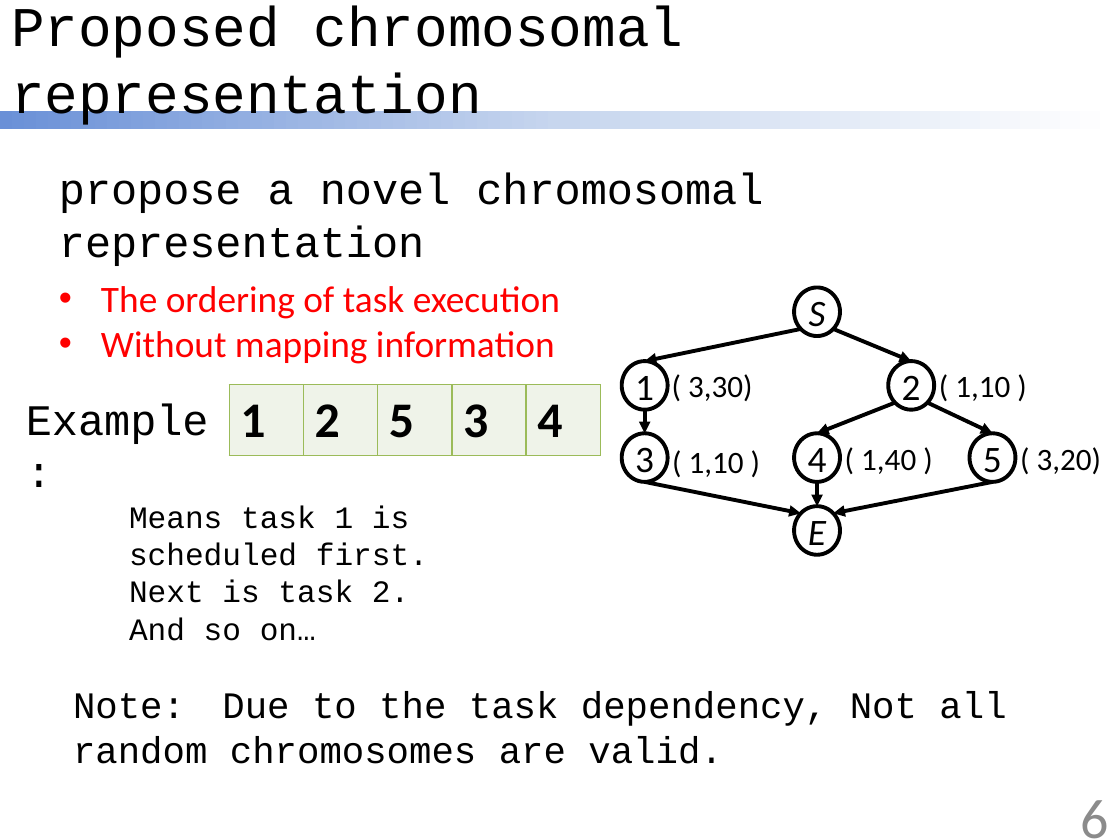
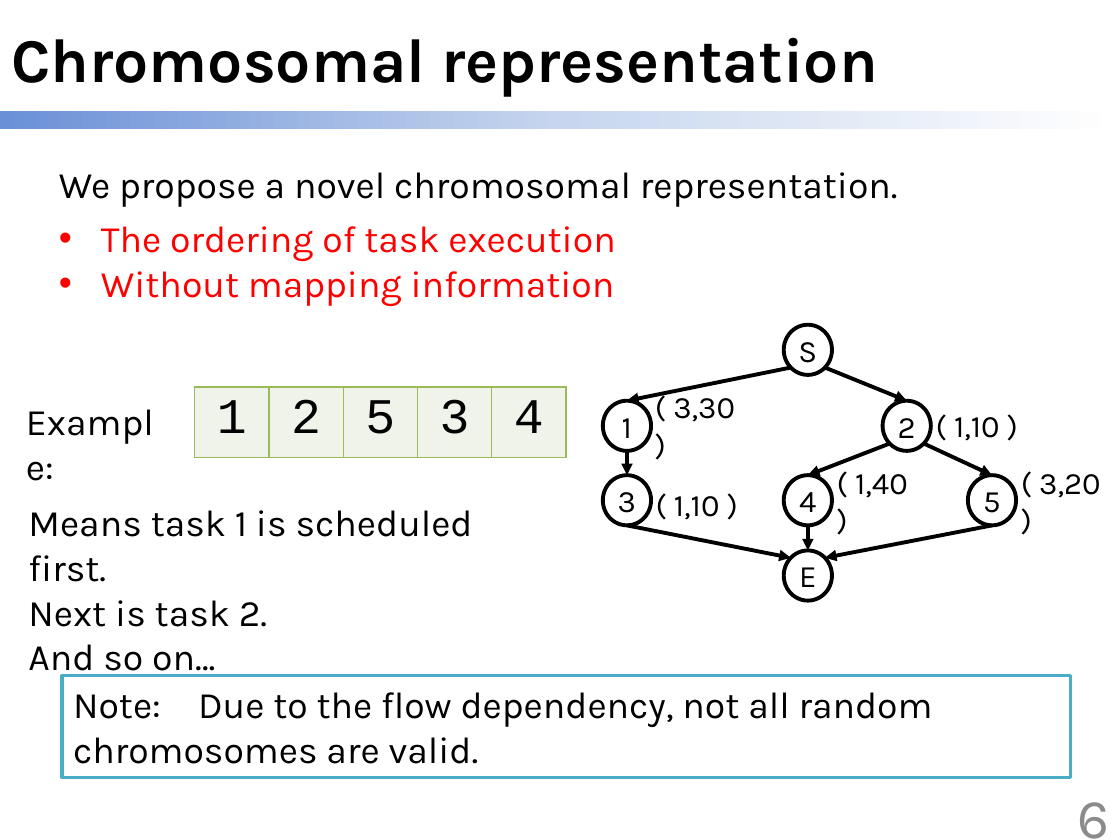
Before and after one commit to scomup/Genetic_Scheduler, a slide deck: slide 6 of ppt.pptx. Drawn at 1120x840 pixels with LibreOffice and Linux fonts; fonts in the diff are those of the drawing. Boxes give left, top, right and bottom in pixels: in the first picture for what was removed or moved away, otherwise in the second. Text is boxed around its words. In the diff, an @@ line names an element or a change of style, - is before the commit and + after.

```diff
--- a/ppt.pptx
+++ b/ppt.pptx
@@ title at box(11, 37, 878, 97): text changed; size 36 to 40 pt; font Courier New to Karla; bold on @@
-Proposed chromosomal representation
+Chromosomal representation
@@ text at box(59, 172, 898, 207): text changed; size 28 to 24 pt; font Courier New to Karla @@
-propose a novel chromosomal representation
+We propose a novel chromosomal representation.
@@ text at box(101, 226, 615, 307): font Calibri to Karla in "The ordering of task execution", "Without mapping information" @@
@@ ellipse "S": place and size @@
-ellipse "S" at box(794, 288, 840, 336)
+ellipse "S" at box(784, 325, 832, 375)
@@ ellipse "S" at box(784, 325, 832, 375): size 24 to 20 pt, font Calibri to Karla, italic off @@
@@ table at box(195, 386, 564, 457) @@
@@ font Calibri to Courier New, bold off @@
@@ alignment left to centre @@
@@ table: place and size @@
-table at box(230, 385, 599, 456)
+table at box(195, 386, 564, 457)
@@ arrow moved from (801, 329) - (645, 361) to (791, 367) - (627, 401) @@
@@ arrow moved from (833, 329) - (912, 361) to (825, 367) - (907, 401) @@
@@ text "Example:" at box(15, 392, 181, 448): size 28 to 24 pt, font Courier New to Karla @@
@@ text "( 3,30)": place and size @@
-text "( 3,30)" at box(688, 374, 753, 401)
+text "( 3,30)" at box(673, 391, 735, 422)
@@ ellipse "2": place and size @@
-ellipse "2" at box(888, 361, 934, 409)
+ellipse "2" at box(883, 401, 931, 451)
@@ text "( 1,10 )": place and size @@
-text "( 1,10 )" at box(955, 377, 1010, 401)
+text "( 1,10 )" at box(954, 417, 1000, 440)
@@ arrow moved from (895, 402) - (818, 433) to (889, 444) - (808, 475) @@
@@ arrow moved from (927, 402) - (992, 433) to (924, 444) - (992, 475) @@
@@ size 24 to 20 pt, font Calibri to Karla in 5 elements at box(968, 475, 1016, 525), box(883, 401, 931, 451), box(784, 475, 832, 525), box(603, 401, 651, 451), box(603, 475, 651, 525) @@
@@ 2 ellipses, 1 arrow: place and size @@
-2 ellipses, 1 arrow at box(622, 361, 668, 482)
+2 ellipses, 1 arrow at box(603, 401, 651, 525)
@@ ellipse "4": place and size @@
-ellipse "4" at box(794, 433, 840, 482)
+ellipse "4" at box(784, 475, 832, 525)
@@ text "( 1,40 )": place and size @@
-text "( 1,40 )" at box(861, 450, 916, 474)
+text "( 1,40 )" at box(855, 474, 908, 497)
@@ ellipse "5": place and size @@
-ellipse "5" at box(970, 433, 1016, 482)
+ellipse "5" at box(968, 475, 1016, 525)
@@ text "( 3,20)": place and size @@
-text "( 3,20)" at box(1037, 447, 1102, 474)
+text "( 3,20)" at box(1039, 474, 1100, 498)
@@ text "Means task 1 is scheduled ...": place and size @@
-text "Means task 1 is scheduled ..." at box(129, 505, 428, 641)
+text "Means task 1 is scheduled ..." at box(28, 510, 473, 680)
@@ text "Means task 1 is scheduled ..." at box(28, 510, 473, 680): size 20 to 24 pt, font Courier New to Karla @@
@@ font Calibri to Karla in 6 elements at box(1077, 802, 1109, 839), box(1039, 474, 1100, 498), box(855, 474, 908, 497), box(673, 391, 735, 422), box(954, 417, 1000, 440), box(674, 496, 720, 520) @@
@@ text "( 1,10 )": place and size @@
-text "( 1,10 )" at box(689, 453, 744, 477)
+text "( 1,10 )" at box(674, 496, 720, 520)
@@ arrow moved from (645, 482) - (801, 513) to (627, 525) - (791, 558) @@
@@ arrow moved from (818, 482) - (818, 506) to (808, 525) - (808, 550) @@
@@ arrow moved from (992, 482) - (833, 513) to (992, 525) - (825, 558) @@
@@ ellipse "E" at box(784, 550, 832, 600): size 24 to 20 pt, font Calibri to Karla, italic off @@
@@ ellipse "E": place and size @@
-ellipse "E" at box(794, 506, 840, 554)
+ellipse "E" at box(784, 550, 832, 600)
@@ rectangle "Note: Due to the flow ...": place and size @@
-rectangle "Note: Due to the flow ..." at box(73, 692, 1006, 764)
+rectangle "Note: Due to the flow ..." at box(62, 675, 1070, 777)
@@ rectangle "Note: Due to the flow ..." at box(62, 675, 1070, 777): fill none to #FFFFFF; outline none to #4BACC6 2 pt @@
@@ text in rectangle at box(73, 692, 933, 764): text changed; font Courier New to Karla @@
-Note: Due to the task dependency, Not all random chromosomes are valid.
+Note: Due to the flow dependency, not all random chromosomes are valid.
```
Also in this commit, not shown: 16 other slides changed, 1 slide removed.
